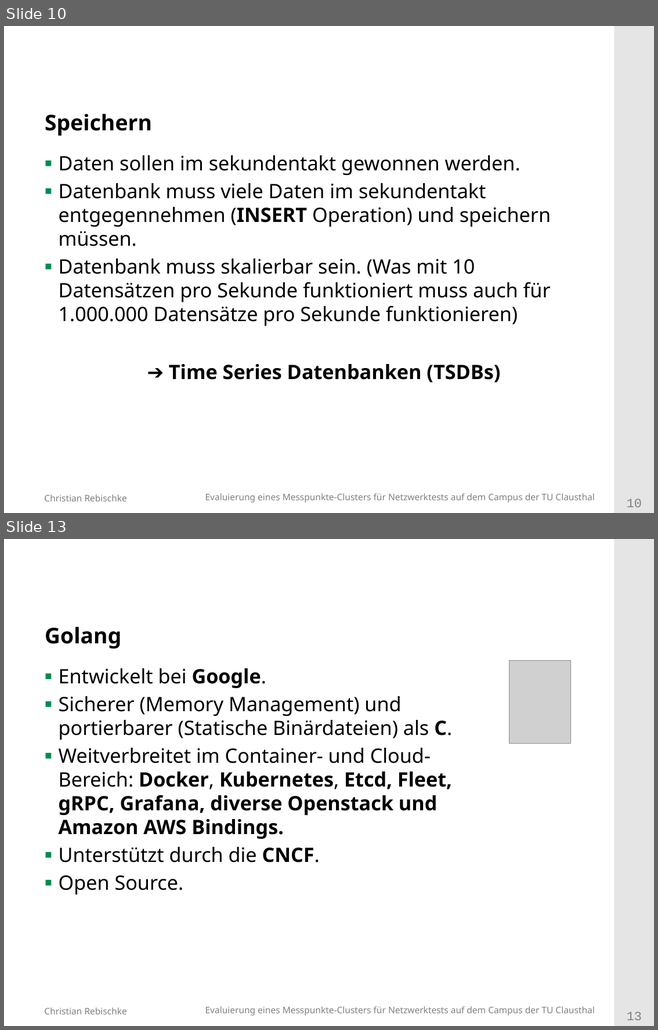
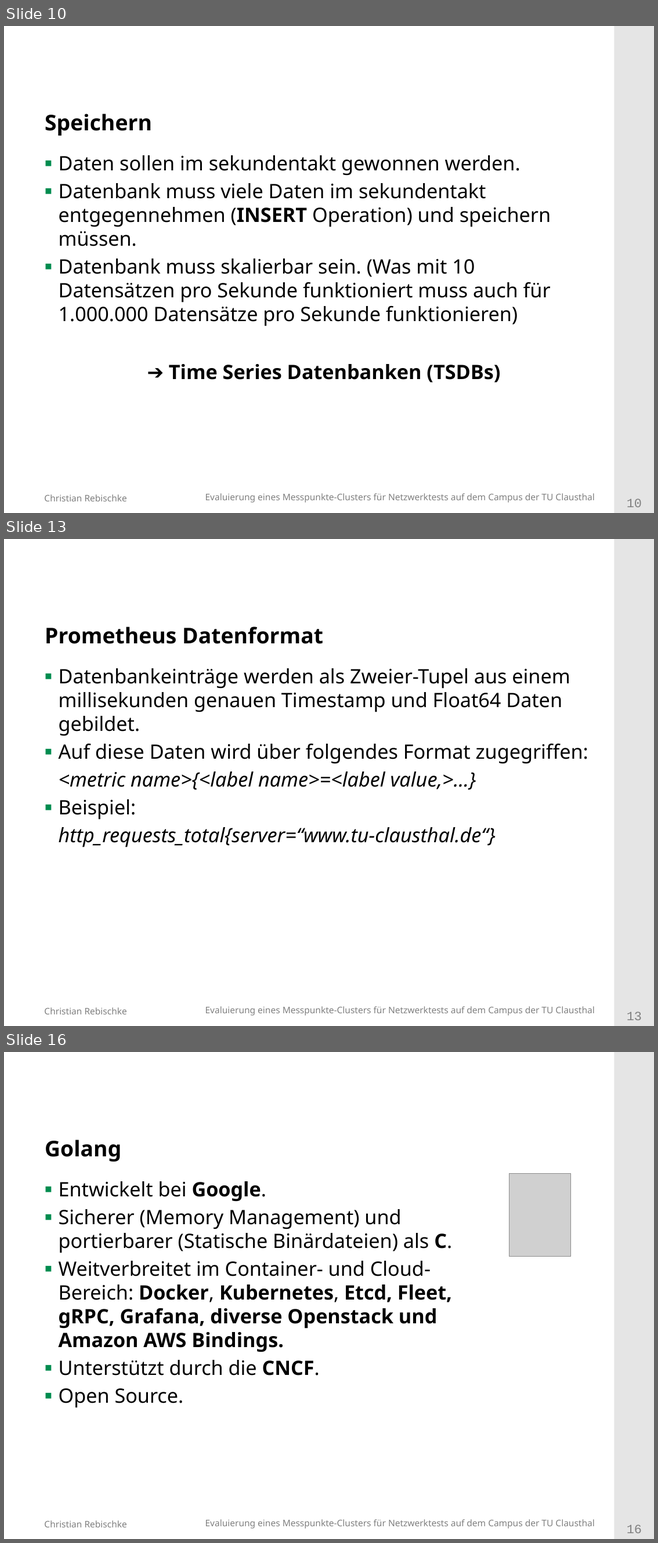
Before and after one commit to shibumi/bachelor-kolloquium, a slide deck: vortrag.odp. Shown one above the other, each under a label of ours: slides 10 and 13 before the commit, slides 10, 13 and 16 after it; the slides between them are not shown. The pictures are 658x1030 and 658x1543 pixels, drawn with LibreOffice and Linux fonts; fonts in the diff are those of the drawing; grey boxes stand for pictures; background and template pictures are left out. Boxes give left, top, right and bottom in pixels: in the first picture for what was removed or moved away, otherwise in the second. Text is boxed around its words. In the diff, an @@ line names an element or a change of style, - is before the commit and + after.

```diff
--- a/vortrag.odp
+++ b/vortrag.odp
@@ slide 13 added at box(4, 539, 654, 1026), background #FFFFFF; not listed: 4 template elements that a slide beside it also shows @@
@@ title added at box(45, 627, 323, 644), 24 pt, text #000000, bold @@
+Prometheus Datenformat
@@ text added at box(59, 668, 588, 848), 22 pt, text #000000 @@
+▪ Datenbankeinträge werden als Zweier-Tupel aus einem millisekunden genauen Timestamp und Float64 Daten gebildet.
+▪ Auf diese Daten wird über folgendes Format zugegriffen:
+<metric name>{<label name>=<label value,>…}
+▪ Beispiel:
+http_requests_total{server=“www.tu-clausthal.de“}
@@ what was slide 13 is now slide 16 @@
@@ page number at box(626, 1525, 641, 1533): text changed @@
-13
+16
```
Also in this commit, not shown: 6 slides changed, 3 other slides added.
